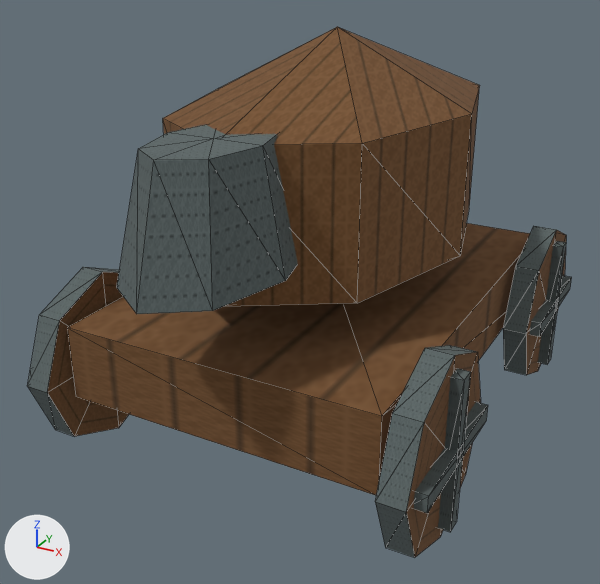
A saved change to the glTF model app/src/main/assets/3d/field/unit-WOODEN_BEAST-lod1.glb.
Camera for both pictures: a 50 mm camera at (0.345, -0.697, 0.462) aimed at (-0.006, -0.059, 0.143). Every picture has the same lights, and +X, +Y and +Z are marked at lower left. The first picture is the older version. Mesh edges are drawn as thin lines. Vertices at exactly the same position are counted once.

The scene before the commit, as lines of its bpy script (objects in view):
```python
me_mesh_0 = bpy.data.meshes.new('Mesh_0')
me_mesh_0.from_pydata(...)  # 197 vertices, 290 faces; spans x -0.192..0.192, y -0.3..0.245, z 0.0..0.38
me_mesh_0.materials.append(mat_material_0)
ob_mesh_0 = bpy.data.objects.new('Mesh_0', me_mesh_0)
ob_mesh_0.location = (0.0, 0.0, 0.0)
```
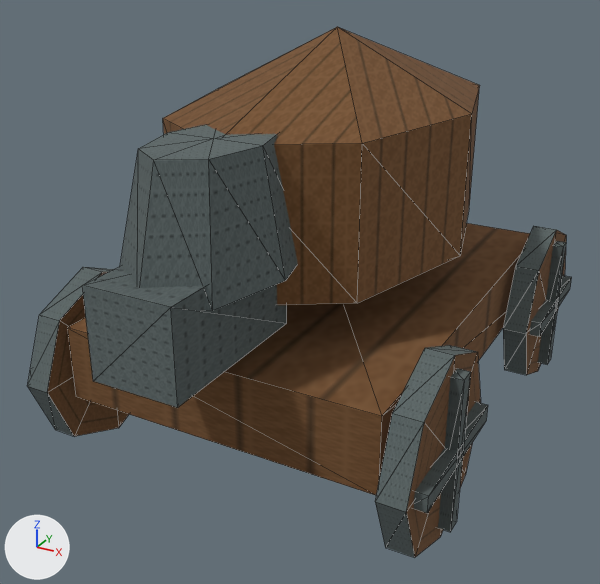
What changed in the scene script:
```text
Change me_mesh_0:
    used by ob_mesh_0; location = (0.0, 0.0, 0.0)
    remove me_mesh_0.from_pydata(...)  # 197 vertices, 290 faces; spans x -0.192..0.192, y -0.3..0.245, z 0.0..0.38
    add me_mesh_0.from_pydata(...)  # 205 vertices, 300 faces; spans x -0.192..0.192, y -0.31..0.245, z 0.0..0.38
    me_mesh_0 part 1: the loose piece of 8 vertices spanning x -0.192..-0.177, y -0.23..-0.09, z 0.078..0.093 is copied, and the copy is scaled about its middle by (5, 1.07, 5), then moved by (0.185, -0.075, 0.115); it spans x -0.038..0.038, y -0.31..-0.16, z 0.162..0.237
```

What differs and where, as boxes (x1, y1, x2, y2) in the pictures (600 x 584 px):
part 1 of me_mesh_0, added: after (82, 266, 287, 408)
